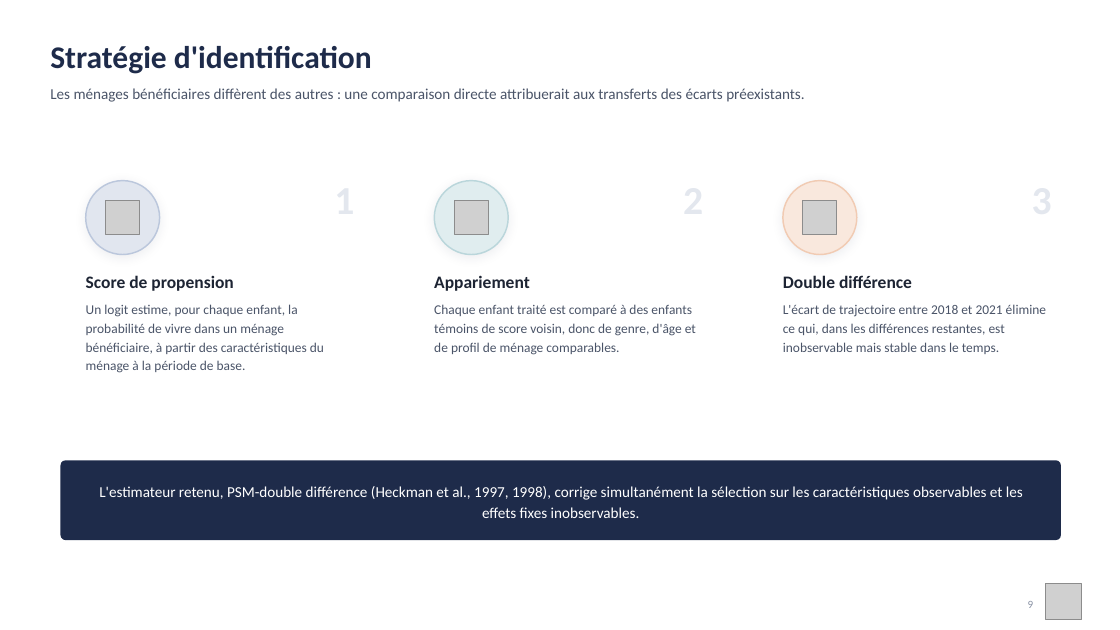
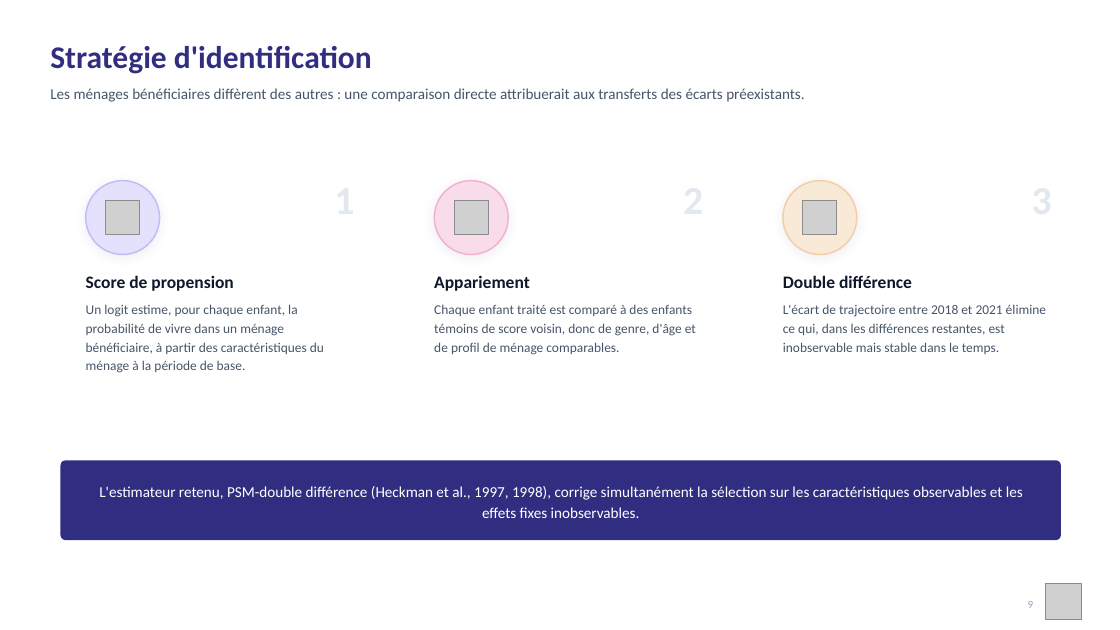
Before and after one commit to JODRAFF9/MEMOIRE, a slide deck: slide 9 of infographie/presentation_infographique.pptx. Drawn at 1120x630 pixels with LibreOffice and Linux fonts; fonts in the diff are those of the drawing; grey boxes stand for pictures. Boxes give left, top, right and bottom in pixels: in the first picture for what was removed or moved away, otherwise in the second. Text is boxed around its words. In the diff, an @@ line names an element or a change of style, - is before the commit and + after.

```diff
--- a/infographie/presentation_infographique.pptx
+++ b/infographie/presentation_infographique.pptx
@@ text "Stratégie d'identification" at (50,46,372,74): text colour #1E2B4A to #312E81 @@
@@ ellipse at (86,181,160,255): fill #E1E6EF to #E3E1FB; outline #BBC7DC 1.25 pt to #C0BCF6 1.25 pt; shadow changed @@
@@ ellipse at (434,181,508,255): fill #E0EDEF to #F9DCE9; outline #BAD6DB 1.25 pt to #F2B1CE 1.25 pt; shadow changed @@
@@ rounded rectangle at (60,460,1061,540): fill #1E2B4A to #312E81 @@
@@ text "9" at (1028,601,1034,608): text colour #8A93A5 to #94A3B8 @@
```
Also in this commit, not shown: 20 other slides changed, 2 other files.
